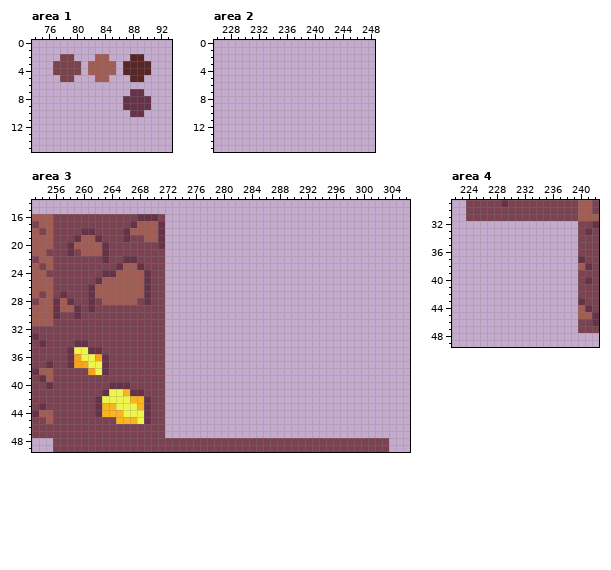
One commit to this pixel-art file: art/sprites.aseprite. This is how it looked before the edit.
320x144 pixels, 1 frame. Colours within 5 levels of each other are drawn and written as one. Shown: area 1: x 74..93, y 0..15; area 2: x 226..248, y 0..15; area 3: x 253..306, y 14..49; area 4: x 222..242, y 29..49.
After:
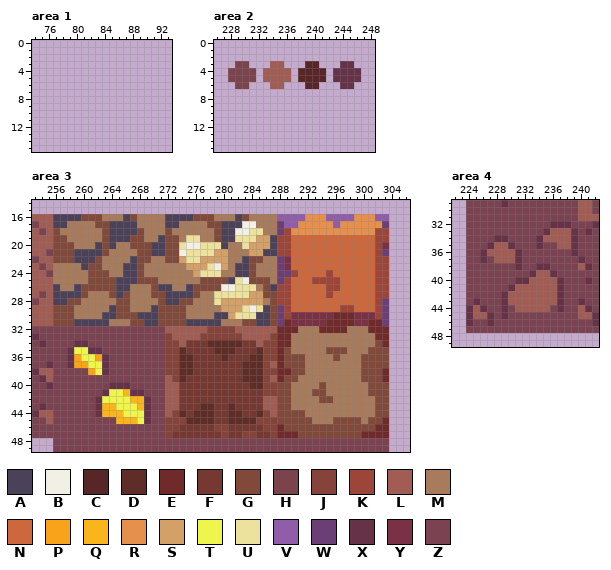
Palette (. is transparent): A #4b4158  B #f2f0e5  C #592627  D #5f2d27  E #702a2a  F #753931  G #80493a  H #7b434b  J #86433a  K #9e4539  L #a15c53  M #a77b5b  N #cd683d  P #f9a31b  Q #f9b51b  R #e6904e  S #d3a068  T #eff64b  U #ede19e  V #905ea9  W #6b3e75  X #653248  Y #7a3045  Z #7b4352
The exact change:
Changed rows in their new state; - is an unchanged pixel.
Area 1, layer "Layer 1":
first column x 77:
 2 -..---..---..-
 3 ....-....-....
 4 ....-....-....
 5 -..---..---..-
 7 -----------..-
 8 ----------....
 9 ----------....
10 -----------..-
Area 2, layer "Layer 1":
first column x 228:
 3 -HH---LL---CC---XX-
 4 HHHH-LLLL-CCCC-XXXX
 5 HHHH-LLLL-CCCC-XXXX
 6 -HH---LL---CC---XX-
Area 3, layers "Layer 1", "Base":
first column x 256:
16 AAAAGGGMMMAGMMMMAAAAGGGMMMAGMMMMVVVVRRRVVVVRRRVV
17 AAMMMMGGAAAAMMMMAAMMMMGGAAABBMMMWVVRRRRRVRRRRRRW
18 GMMMMMMGAAAAGMMMGMMMMMMGAABBUUMMWKRRRRRRRRRRRRKK
19 GGMMMMMGAAAGGMMAGGMUUMMGAAUUUSSAKKNNNNNNNNNNNNKK
20 GGGMMMAGAMMGGGAAGGUBBUUUAMMUSSSAKKNNNNNNNNNNNNKY
21 GGGAAAAGMMMMGGAAGGBUUUUSSMMMSSAAKKNNNNNNNNNNNNKW
22 GGGAAAGMMMMAGGMMGGSUUSSSSMMAGGMMWYNNNNNNNNNNNNKK
23 MMMMAGGMMMAAGMMMMMMSSSUBSMAAGMMMWYNNNNNNNNNNNNKK
24 MMMMMGGGMMAAGMMMMMMMSUUUMMAAGMMMWWKNNNNKNNNNNNKK
25 MMMMMGGGGAAAGGGMMMMMMGGGGAUBGGGMWKNNNKKKKNNNNNKK
26 AMMAGGGGGAAMMMGAAMMAGGGGBBUUUMGAKKNNNNNKKNNNNNKK
27 AAAAGMMMGAGMMMGGAAAAGMMUUUUUSSGGKKNNNNNKNNNNNNKK
28 AAGGMMMMMGGMMMMGAAGGMMMUSSSSSSMGKKNNNNNNNNNNNNKW
29 GGGMMMMMAGGMMMAGGGGMMMMMSSSUBUAGWKNNNNNNNKKNNNKW
30 GGGMMMMAAGGGAAAGGGGMMMMAASUUUAAGWKYYYYYYEEEYYYKW
31 GGGAAAAAMMMGGAAGGGGAAAAAMMMGGAAGWEYYYYYEEEEYYEEW
32 ----------------LLLLLLJJJJLLLLLLEEEMMMEEEEMMMEEE
33 ----------------JLLLLJJJJJJLLLLJEEMMMMMMMMMMMMEE
34 ----------------JJLFFFDDDDDFFLJJEEMMMMMMMMMMMMGE
35 ----------------JJDFFFFDDDFFFDJJEGMMMMMGGGMMMGGG
36 ----------------JJDDFFFFDFFFDDJJEGGGMMMMGMMMGGGG
37 ----------------JJDDFFFFFFFDDDJLEGGGMMMMMMMMGGGG
38 ----------------JJDDFFFFFFFDDDJJEEGGMMMMMMMMGGGE
39 ----------------LJDFFFFFFFFDDDJLEGGMMMMMMMMMGGGE
40 ----------------LLFFFFFFFFFFDDJJGGMMMMGMMMMMMGGG
41 ----------------LLFFFFFFFFFFFFJJGGMMMGGMMMMMMGGG
42 ----------------LLFFFFFFFFFFFFLLGGMMMMGGMMMMMMGG
43 ----------------LLFFFDDFFDFFFFLLGGMMMMMMMMMMMMGG
44 ----------------LJDFDDDFFDDFFDJLGGGGMMMMMMMMMMGG
45 ----------------JJJDDDDFFDDDDJJJGGGGGMMMGGGGMGGE
46 ----------------JJFFFFFJJFFFFFJJEGGGGGGGGGGGGGEE
47 ----------------JFFFFFFFJFFJJFFJEEEGGGGGGGGGEEEE
Area 4, layers "Layer 1", "Base":
first column x 224:
32 ZZZZZZZZZZZZXXXZ
33 ZZZZZZZZZZZXLLLX
34 ZZZZXXZZZZXLLLLX
35 ZZZXLLXZZZXZZLLX
36 ZZXLLLLXZZZZZZZX
37 ZZXZLLLXZZZZZZZZ
38 ZZZZZZZXZZXXZZZZ
39 ZZZZZZZZZXLLXZZZ
40 ZZZZZZZXXLLLLXZZ
41 ZZZZZZXLLLLLLXZZ
42 ZZZZZXLLLLLLLXZZ
43 ZXZZZXLLLLLLLXZZ
44 XLXZZXZLLLLLZXZZ
45 XLLXZXZZZZZZZZZZ
46 XZZXZZZZZZZZZZZZ
47 ZZZZZZZZZZZZZZZZ
